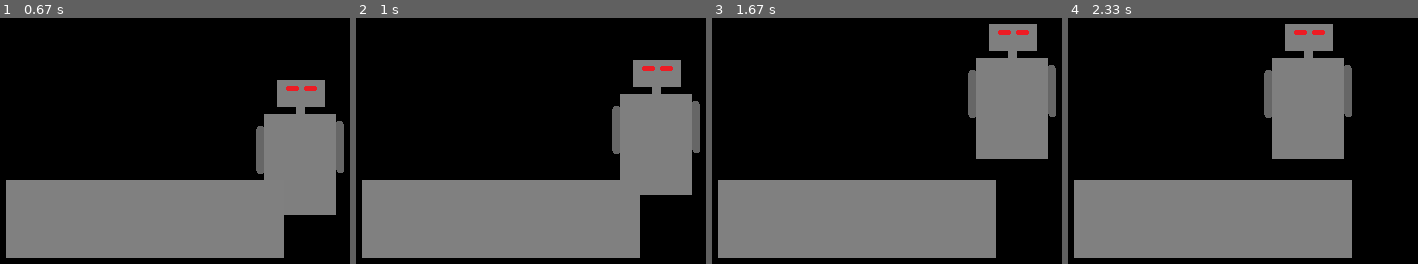
Above: before the commit, frames 1-4 (left to right).
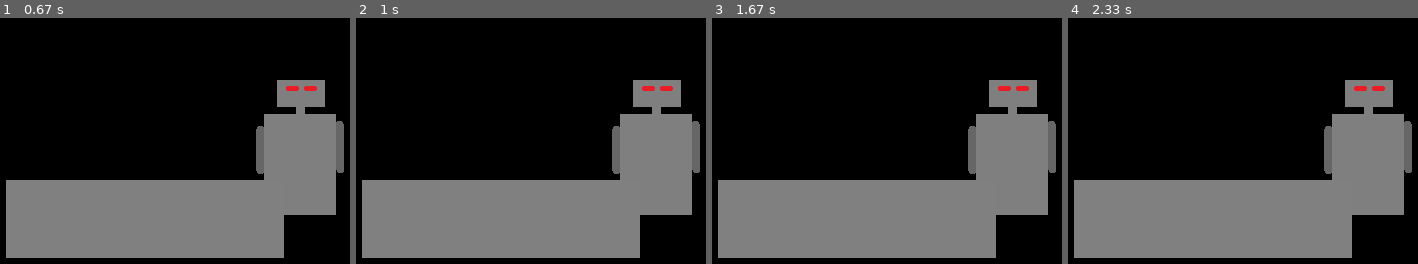
Above: after the commit, the same moments.

Repository: andrew-karppinen/pygame-simple-object
Game: pygame game, started from esimerkki.py
The game is run twice, just before and just after one commit, with the same random seed, the same clock (stepped at 60 frames per second) and the same inputs.
Inputs:
- Up to frame 1 (0.67 s): hold Right from 0.33 s (still down)
- Up to frame 2 (1 s): release Right at 0.8 s; hold Up from 0.83 s (still down)
- Up to frame 3 (1.67 s): release Up at 1.3 s
- Up to frame 4 (2.33 s): hold Left from 1.83 s (still down)

Frame 1 is identical in both runs. In frame 2, 4.3% of the frame differs, in the area x 73-99%, y 17-81%; in frame 3, 11%; in frame 4, 19%, in the area x 56-99%, y 2-81%.

Commit message:
Add files via upload

Diff:
--- a/object_class.py
+++ b/object_class.py
@@ -26,28 +26,44 @@
 
     #nämä metodit toteuttavat objektin liikuttamisen
     def LiikuX(self,matka: int):
-        for i in range(self.sijainti_x_,self.sijainti_x_+matka):
-            self.sijainti_x_ += 1
+        for i in range(abs(matka)):
+
+            if matka > 0:
+                self.sijainti_x_ += 1
+            else:
+                self.sijainti_x_ += -1
 
             if self.TunnistaTormays() == True: #jos tapahtuu törmäys
-                self.sijainti_x_ -= 1 #peruu liikkeen
+
+                if matka > 0:
+                    self.sijainti_x_ += -1 #peruu liikkeen
+                else:
+                    self.sijainti_x_ += 1 #peruu liikkeen
                 return None
 
 
-        self.sijainti_x_ += matka
 
 
     def LiikuY(self,matka: int):
 
-        for i in range(self.sijainti_y_,self.sijainti_y_+matka):
-            self.sijainti_y_ += 1
+        for i in range(abs(matka)):
+
+            if matka > 0:
+                self.sijainti_y_ += 1
+            else:
+                self.sijainti_y_ += -1
 
             if self.TunnistaTormays() == True: #jos tapahtuu törmäys
-                self.sijainti_y_ -= 1 #peruu liikkeen
+
+                if matka > 0:
+                    self.sijainti_y_ += -1 #peruu liikkeen
+                else:
+                    self.sijainti_y_ += 1 #peruu liikkeen
                 return None
 
 
-        self.sijainti_y_ += matka
+
+
 
 
 
